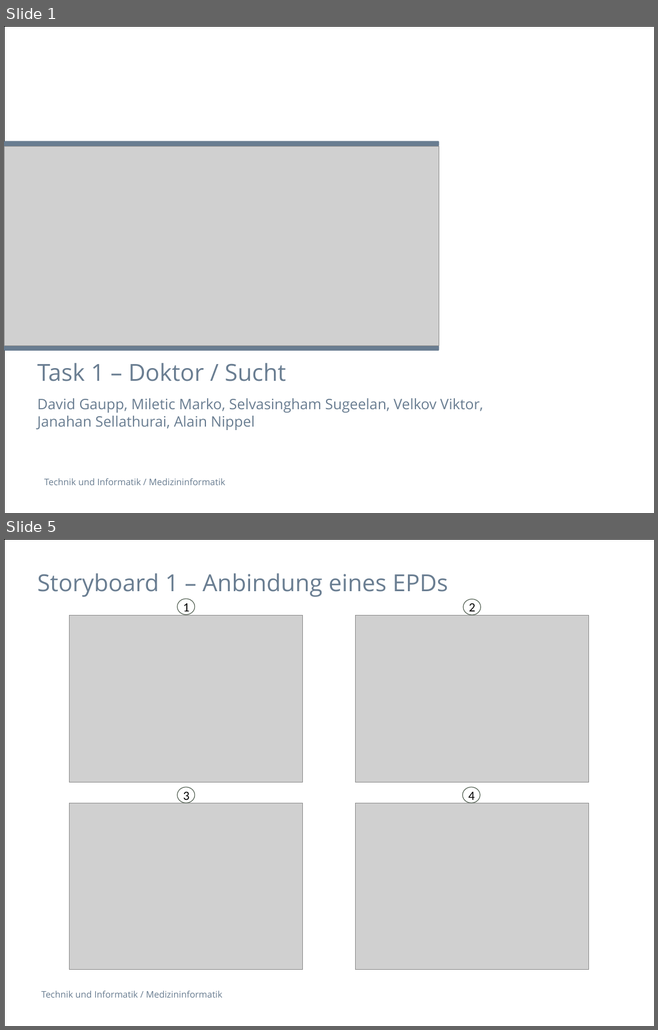
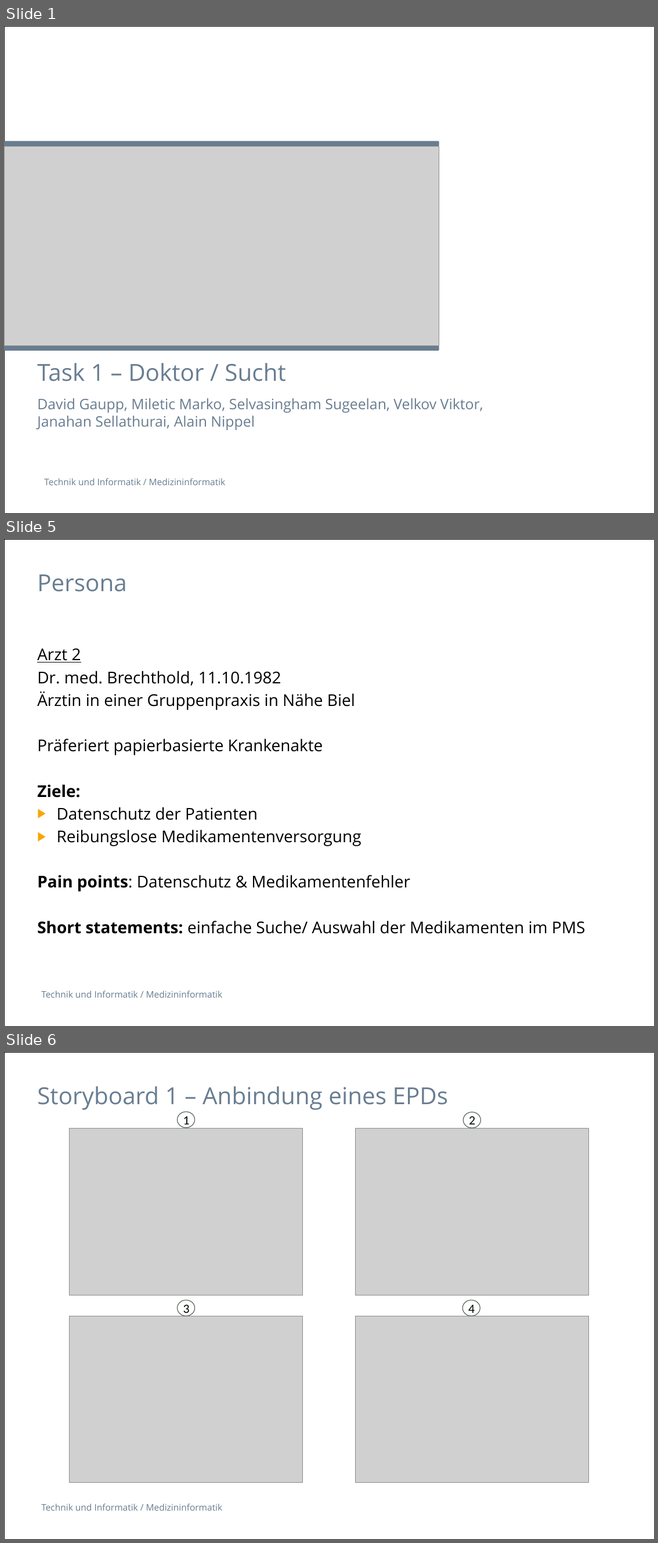
Before and after one commit to selvs1/ePsyDoc, a slide deck: doc/task-01/Präsentation/Task1_Doctor_Addiction.pptx. Shown one above the other, each under a label of ours: slides 1 and 5 before the commit, slides 1, 5 and 6 after it; the slides between them are not shown. The pictures are 658x1030 and 658x1543 pixels, drawn with LibreOffice and Linux fonts; fonts in the diff are those of the drawing; grey boxes stand for pictures; background and template pictures are left out. Boxes give left, top, right and bottom in pixels: in the first picture for what was removed or moved away, otherwise in the second. Text is boxed around its words. In the diff, an @@ line names an element or a change of style, - is before the commit and + after.

```diff
--- a/doc/task-01/Präsentation/Task1_Doctor_Addiction.pptx
+++ b/doc/task-01/Präsentation/Task1_Doctor_Addiction.pptx
@@ slide 5 added at (4, 539, 654, 1026), background #FFFFFF; not listed: 2 template elements that a slide beside it also shows @@
@@ title added at (37, 574, 127, 592), 26 pt, text #697D91 @@
+Persona
@@ text added at (37, 648, 585, 934), 18 pt, text #000000 @@
+Arzt 2
+Dr. med. Brechthold, 11.10.1982
+Ärztin in einer Gruppenpraxis in Nähe Biel
+Präferiert papierbasierte Krankenakte
+Ziele:
+▶ Datenschutz der Patienten
+▶ Reibungslose Medikamentenversorgung
+Pain points: Datenschutz & Medikamentenfehler
+Short statements: einfache Suche/ Auswahl der Medikamenten im PMS
@@ what was slide 5 is now slide 6 @@
```
Also in this commit, not shown: 1 slide changed, 3 other slides added, 2 slides removed, 2 other files.
